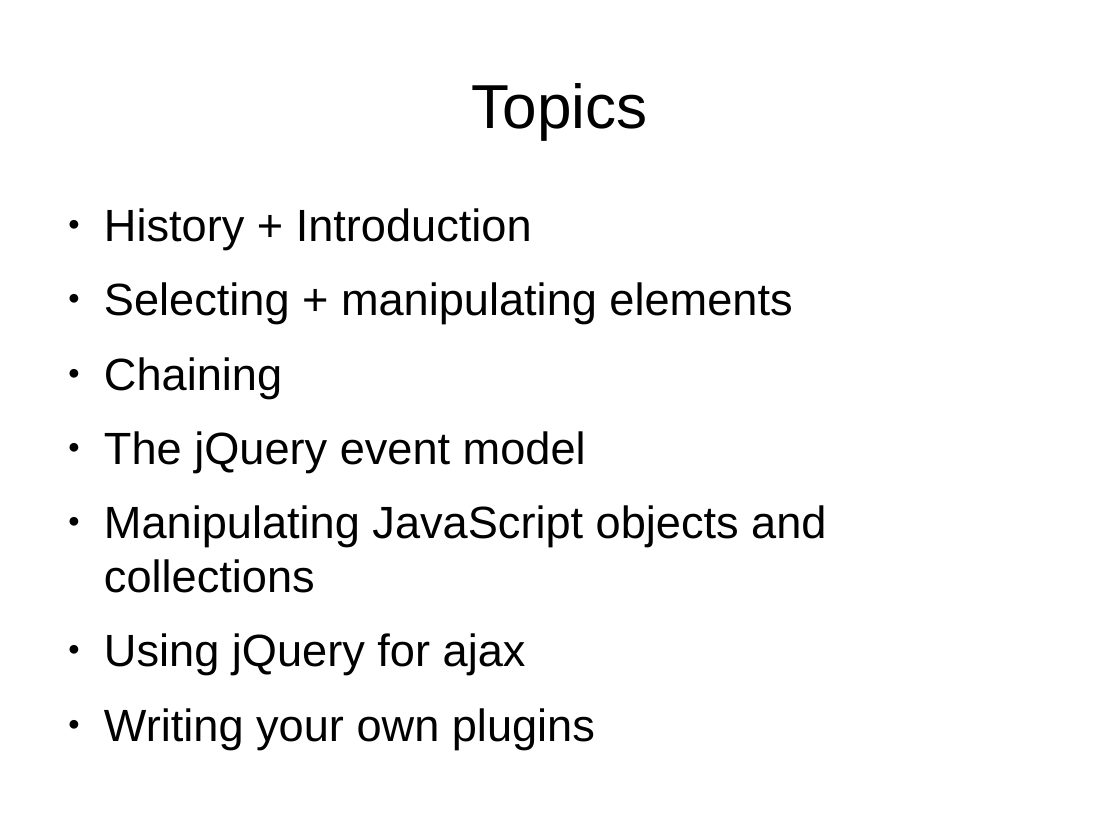
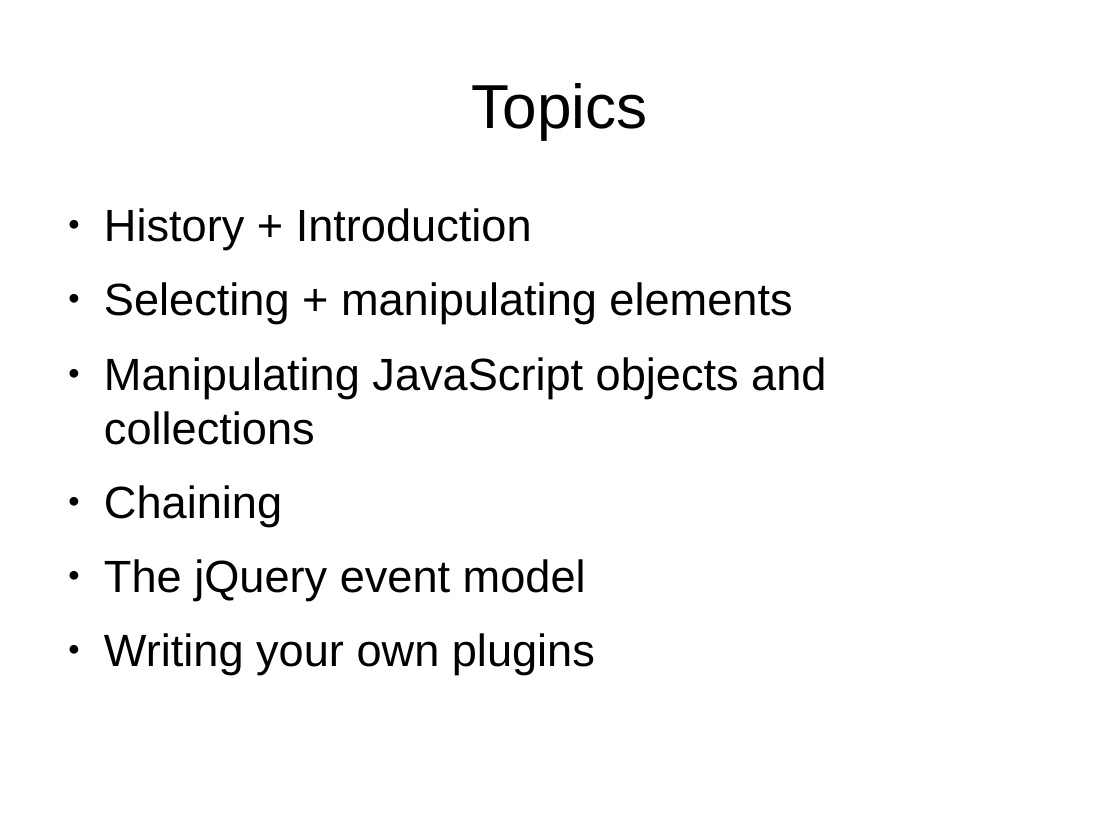
Before and after one commit to tomafc330/presentations, a slide deck: slide 2 of jquery/presentation.odp. Drawn at 1120x840 pixels with LibreOffice and Linux fonts; fonts in the diff are those of the drawing. Boxes give left, top, right and bottom in pixels: in the first picture for what was removed or moved away, otherwise in the second. Text is boxed around its words. In the diff, an @@ line names an element or a change of style, - is before the commit and + after.

```diff
--- a/jquery/presentation.odp
+++ b/jquery/presentation.odp
@@ text at (104,357,826,445): paragraph added @@
+● Manipulating JavaScript objects and collections
@@ text at (104,505,826,675): paragraphs removed @@
-● Manipulating JavaScript objects and collections
-● Using jQuery for ajax
```
Also in this commit, not shown: 4 other slides changed, 15 slides added, 10 other files.
